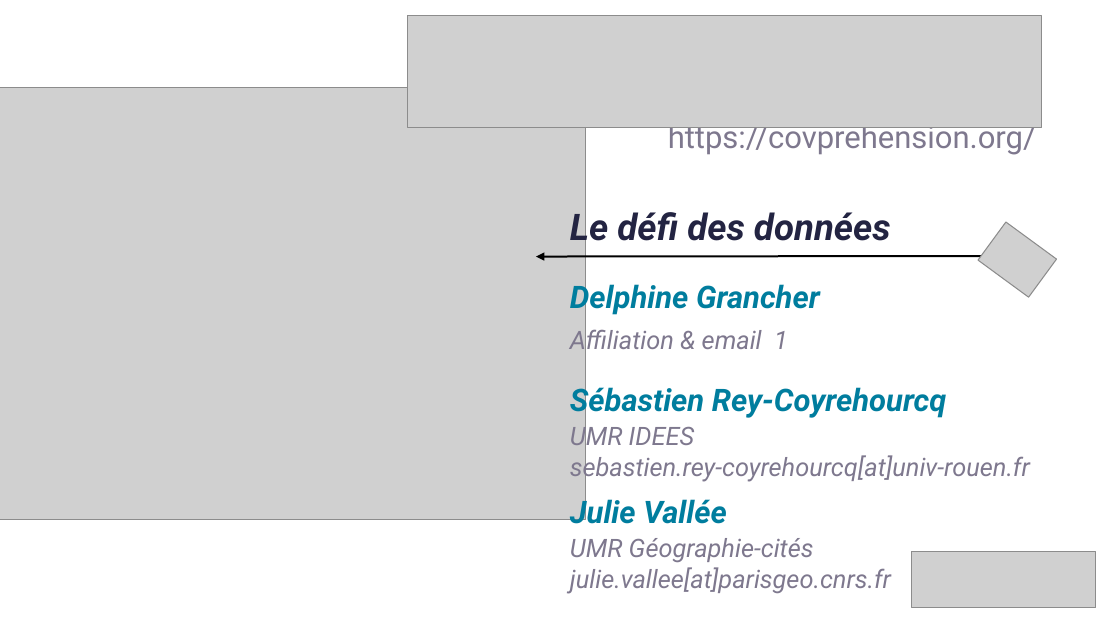
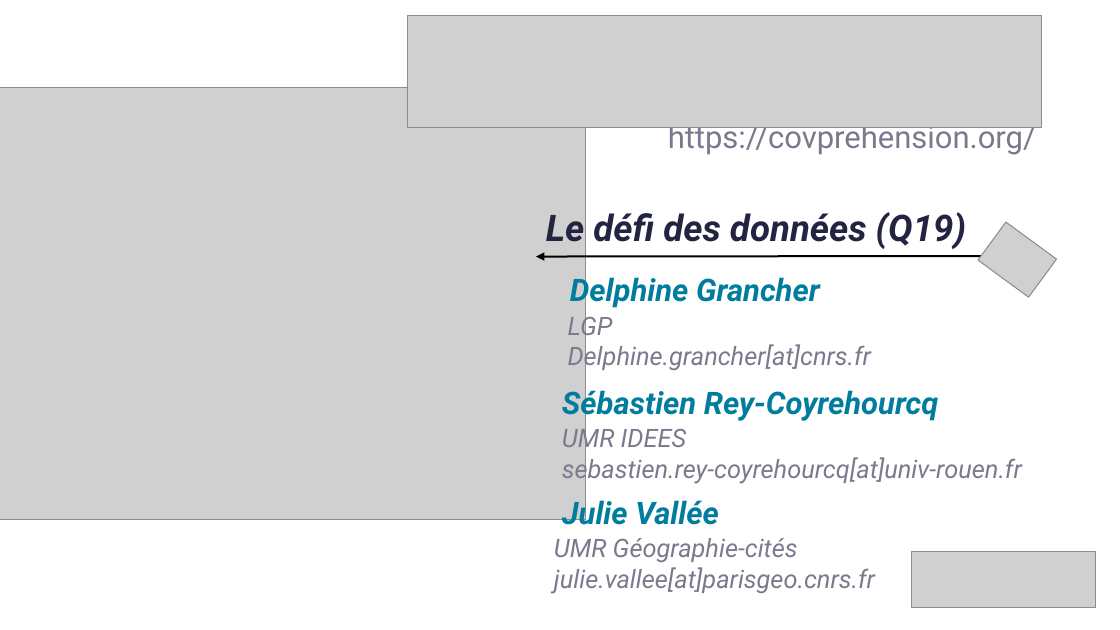
Before and after one commit to covprehension/communications, a slide deck: slide 1 of jdev2020/chapitre4_données.odp. Drawn at 1120x630 pixels with LibreOffice and Linux fonts; fonts in the diff are those of the drawing; grey boxes stand for pictures. Boxes give left, top, right and bottom in pixels: in the first picture for what was removed or moved away, otherwise in the second. Text is boxed around its words. In the diff, an @@ line names an element or a change of style, - is before the commit and + after.

Commit message:
modifie affiliation delphine

```diff
--- a/jdev2020/chapitre4_données.odp
+++ b/jdev2020/chapitre4_données.odp
@@ text at [546, 212, 966, 249]: text changed @@
-Le défi des données
+Le défi des données (Q19)
@@ text "Delphine Grancher": place and size @@
-text "Delphine Grancher" at [570, 280, 820, 316]
+text "Delphine Grancher" at [570, 273, 820, 309]
@@ text added at [568, 312, 872, 371], 18 pt, text #7E788E, italic @@
+LGP
+Delphine.grancher[at]cnrs.fr
@@ text removed at [570, 326, 788, 355] @@
-Affiliation & email 1
@@ 3 texts: place and size @@
-3 texts at [570, 383, 1030, 524]
+3 texts at [562, 386, 1022, 525]
@@ text "UMR Géographie-cités julie.vallee[at]parisgeo.cnrs.fr": place and size @@
-text "UMR Géographie-cités julie.vallee[at]parisgeo.cnrs.fr" at [570, 538, 891, 593]
+text "UMR Géographie-cités julie.vallee[at]parisgeo.cnrs.fr" at [554, 538, 875, 593]
```
